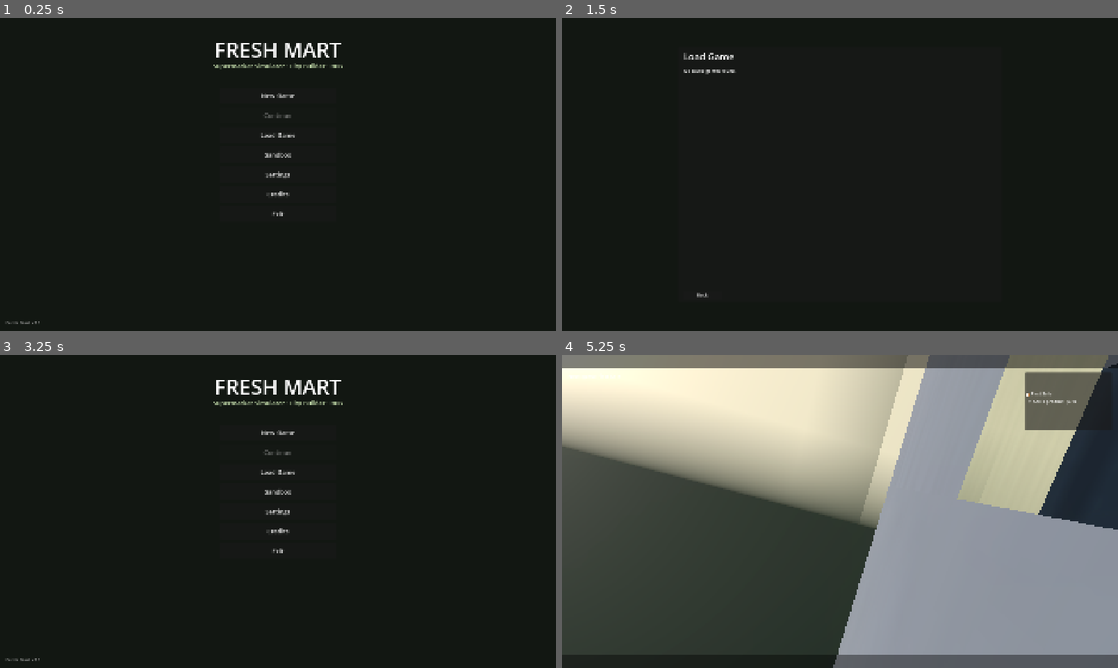
Above: before the commit, frames 1-4 (two rows, left to right).
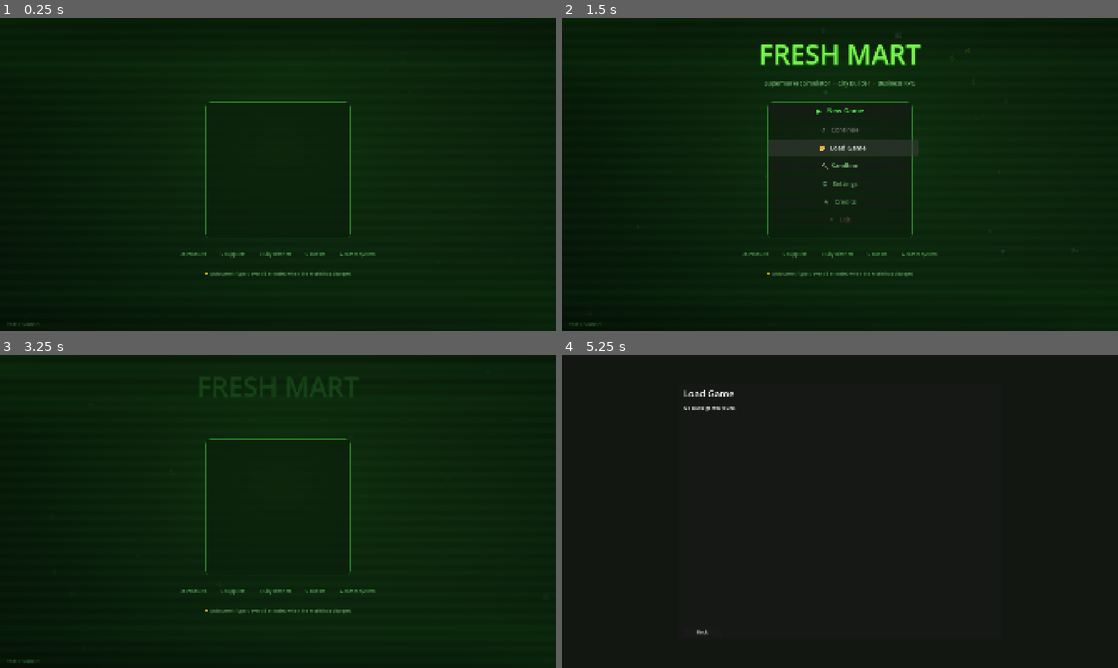
Above: after the commit, the same moments.

Repository: asserkdev/fresh-mart
Game: Godot game, scene res://scenes/bootstrap/bootstrap.tscn
The game is run twice, just before and just after one commit, with the same random seed, the same clock (stepped at 60 frames per second) and the same inputs.
Inputs (mouse positions are in pixels of both pictures, inside the frame that each line leads up to):
- Up to frame 1 (0.25 s): no input
- Up to frame 2 (1.5 s): click (840, 133) at 0.5 s, where only the run before the commit has a clickable "Load Game"; click (840, 146) at 1.25 s, where only the run after the commit has a clickable "📂 Load Game"
- Up to frame 3 (3.25 s): tap Enter at 2 s; move the mouse to (400, 495) at 2.02 s; hold D (move_right) 2.03-2.75 s; hold E (interact) 2.03-2.75 s; tap Space (jump) at 2.27 s; click "Back" at 2.75 s
- Up to frame 4 (5.25 s): click (840, 492) at 3.5 s, where only the run before the commit has a clickable "Sandbox"; move the mouse to (812, 511) at 4.27 s; hold W (move_forward) from 4.28 s (still down); tap R (rotate_object) at 4.35 s; tap Space (jump) at 4.52 s; move the mouse to (851, 505) at 5.02 s; hold Shift (sprint) from 5.03 s (still down)

The runs differ from the first frame. In frame 1, 2.1% of the frame differs, in the area x 0-68%, y 8-99%; in frame 2, 3.7%; in frame 3, 2.7%; in frame 4, 97%, in the area x 0-100%, y 0-100%.

Commit message:
feat: animated main menu + game icon + Windows installer
Main Menu:
- Full GLSL shader background (animated dark green gradient, glowing orb,
  scanlines, shimmer sweep, corner pulses)
- Title animates in with slide + fade, shimmer color cycle
- Buttons slide in staggered, scale on hover via Tween
- Floating emoji particles (cart, money, stars) drift across background
- Stats bar showing feature count
- Rotating tips (10 gameplay tips, 5-second rotation)
- Smooth fade-out on scene transition
- Credits dialog

Game Icon:
- icon.ico: 6-size multi-resolution (16/32/48/64/128/256px)
- icon.png: 256x256 PNG version
- Design: dark green background, shopping cart outline, $ symbol
- Used as project icon and desktop shortcut icon

Windows Installer (FreshMart_v7_Setup.exe — 2.24 MB):
- Built with Inno Setup 6
- Custom wizard banner (164x314) + small banner (55x55)
- One-click install wizard with license screen
- Installs to %LOCALAPPDATA%\Programs\FreshMart
- Creates desktop shortcut with game icon (.ico)
- Creates Start Menu entry with Uninstall
- Smart launcher (FreshMart.vbs): searches 10+ Godot paths,
  offers automatic winget install if not found
- .bat fallback launcher included
- Tested: silent install confirmed, shortcut confirmed,
  icon confirmed, game launches from shortcut

Diff:
--- /dev/null
+++ b/assets/shaders/menu_bg.gdshader
@@ -0,0 +1,54 @@
+shader_type canvas_item;
+
+uniform float pulse : hint_range(0.0, 1.0) = 0.5;
+uniform float time_offset : hint_range(0.0, 100.0) = 0.0;
+
+void fragment() {
+	vec2 uv = UV;
+
+	// Animated gradient base
+	float t = TIME * 0.3 + time_offset;
+
+	// Flowing diagonal gradient
+	float diag = uv.x * 0.6 + uv.y * 0.4 + sin(t * 0.5) * 0.05;
+
+	// Dark green base tones
+	vec3 col_a = vec3(0.03, 0.10, 0.03);   // very dark green
+	vec3 col_b = vec3(0.06, 0.18, 0.06);   // dark forest
+	vec3 col_c = vec3(0.02, 0.08, 0.04);   // near black green
+
+	vec3 base = mix(col_a, col_b, diag);
+	base = mix(base, col_c, uv.y * 0.4);
+
+	// Subtle vignette
+	float vignette = 1.0 - smoothstep(0.4, 1.4, length((uv - 0.5) * vec2(1.6, 1.8)));
+	base *= (0.6 + vignette * 0.4);
+
+	// Animated scanlines
+	float scan = sin(uv.y * 180.0 + t * 2.0) * 0.012;
+	base += vec3(scan * 0.3, scan, scan * 0.3);
+
+	// Glowing center orb
+	float orb_dist = length((uv - vec2(0.5, 0.42)) * vec2(1.8, 1.4));
+	float orb = exp(-orb_dist * 4.5) * (0.08 + pulse * 0.06);
+	base += vec3(orb * 0.3, orb, orb * 0.3);
+
+	// Corner accent pulses
+	float corner_tl = exp(-length(uv * vec2(2.5, 2.5)) * 2.0) * 0.06;
+	float corner_br = exp(-length((uv - 1.0) * vec2(2.5, 2.5)) * 2.0) * 0.05;
+	base += vec3(corner_tl * 0.2, corner_tl, corner_tl * 0.2);
+	base += vec3(corner_br * 0.2, corner_br, corner_br * 0.2);
+
+	// Horizontal glow bands
+	float band1 = exp(-abs(uv.y - 0.15) * 25.0) * 0.03;
+	float band2 = exp(-abs(uv.y - 0.88) * 25.0) * 0.025;
+	base += vec3(band1 * 0.2, band1, band1 * 0.3);
+	base += vec3(band2 * 0.1, band2, band2 * 0.2);
+
+	// Moving shimmer line
+	float shimmer_y = mod(t * 0.15, 1.2) - 0.1;
+	float shimmer = exp(-abs(uv.y - shimmer_y) * 40.0) * 0.04;
+	base += vec3(shimmer * 0.3, shimmer, shimmer * 0.4);
+
+	COLOR = vec4(base, 1.0);
+}
--- a/project.godot
+++ b/project.godot
@@ -22,7 +22,7 @@
 config/features=PackedStringArray("4.7", "Forward Plus")
 boot_splash/bg_color=Color(0.1, 0.12, 0.08, 1)
 boot_splash/use_filter=false
-config/icon="res://assets/icons/icon.svg"
+config/icon="res://assets/icons/icon.png"
 boot_splash/fullsize=true
 
 [autoload]
--- a/scenes/menus/main_menu.gd
+++ b/scenes/menus/main_menu.gd
@@ -1,24 +1,49 @@
 extends Control
-## Main menu — entry point for all game modes.
-
-@onready var btn_new_game: Button = $VBoxContainer/BtnNewGame
-@onready var btn_continue: Button = $VBoxContainer/BtnContinue
-@onready var btn_load: Button = $VBoxContainer/BtnLoad
-@onready var btn_sandbox: Button = $VBoxContainer/BtnSandbox
-@onready var btn_settings: Button = $VBoxContainer/BtnSettings
-@onready var btn_credits: Button = $VBoxContainer/BtnCredits
-@onready var btn_exit: Button = $VBoxContainer/BtnExit
-@onready var version_label: Label = $VersionLabel
+## MainMenu — animated, visually rich main menu.
+
+@onready var title_label: Label = $Background/TitleContainer/TitleLabel
+@onready var subtitle_label: Label = $Background/TitleContainer/SubtitleLabel
+@onready var version_label: Label = $Background/VersionLabel
+@onready var btn_new_game: Button = $Background/MenuPanel/VBox/BtnNewGame
+@onready var btn_continue: Button = $Background/MenuPanel/VBox/BtnContinue
+@onready var btn_load: Button = $Background/MenuPanel/VBox/BtnLoad
+@onready var btn_sandbox: Button = $Background/MenuPanel/VBox/BtnSandbox
+@onready var btn_settings: Button = $Background/MenuPanel/VBox/BtnSettings
+@onready var btn_credits: Button = $Background/MenuPanel/VBox/BtnCredits
+@onready var btn_exit: Button = $Background/MenuPanel/VBox/BtnExit
+@onready var background: Control = $Background
+@onready var particles_layer: Control = $Background/ParticlesLayer
+@onready var tip_label: Label = $Background/TipLabel
+
+var _time: float = 0.0
+var _btn_hover_tween: Tween = null
+var _particles: Array = []
+var _title_tween: Tween = null
+
+const TIPS = [
+	"💡 Press T in-game to open the Management Dashboard",
+	"💡 Press B to enter Construction Mode — place shelves and fixtures",
+	"💡 Order stock from suppliers before opening — your shelves need filling!",
+	"💡 Hire employees to automatically restock shelves and run the checkout",
+	"💡 Set prices wisely — too high and customers leave, too low and you lose money",
+	"💡 Autosave triggers every 5 minutes when the world has changed",
+	"💡 Press V to switch between first-person and third-person camera",
+	"💡 Your store reputation affects how many customers visit",
+	"💡 Products expire — keep an eye on your stock freshness",
+	"💡 Talk to NPCs in the city — they can become suppliers or give quests",
+]
+var _tip_idx: int = 0
+var _tip_timer: float = 0.0
 
 func _ready() -> void:
 	Input.mouse_mode = Input.MOUSE_MODE_VISIBLE
 	GameManager.set_mode(GameManager.GameMode.MAIN_MENU)
-	version_label.text = "Fresh Mart v7.0"
-
-	# Check if save exists for Continue
+
+	# Check saves
 	var slots = SaveManager.get_save_slots()
 	btn_continue.disabled = slots.is_empty()
 
+	# Wire buttons
 	btn_new_game.pressed.connect(_on_new_game)
 	btn_continue.pressed.connect(_on_continue)
 	btn_load.pressed.connect(_on_load)
@@ -27,33 +52,174 @@
 	btn_credits.pressed.connect(_on_credits)
 	btn_exit.pressed.connect(_on_exit)
 
+	# Hover effects
+	for btn in [btn_new_game, btn_continue, btn_load, btn_sandbox, btn_settings, btn_credits, btn_exit]:
+		btn.mouse_entered.connect(_on_btn_hover.bind(btn))
+		btn.mouse_exited.connect(_on_btn_unhover.bind(btn))
+
+	version_label.text = "v7.0  |  Godot 4"
+	_tip_idx = randi() % TIPS.size()
+	tip_label.text = TIPS[_tip_idx]
+
+	# Animate title in
+	title_label.modulate.a = 0.0
+	subtitle_label.modulate.a = 0.0
+	_title_tween = create_tween().set_parallel(true)
+	_title_tween.tween_property(title_label, "modulate:a", 1.0, 1.2).set_delay(0.3)
+	_title_tween.tween_property(title_label, "position:y", title_label.position.y, 0.8)\
+		.from(title_label.position.y - 30).set_delay(0.3)\
+		.set_trans(Tween.TRANS_QUART).set_ease(Tween.EASE_OUT)
+	_title_tween.tween_property(subtitle_label, "modulate:a", 1.0, 1.0).set_delay(0.7)
+
+	# Animate buttons in
+	var delay = 0.9
+	for btn in [btn_new_game, btn_continue, btn_load, btn_sandbox, btn_settings, btn_credits, btn_exit]:
+		btn.modulate.a = 0.0
+		btn.position.x -= 40
+		_title_tween.tween_property(btn, "modulate:a", 1.0, 0.4).set_delay(delay)
+		_title_tween.tween_property(btn, "position:x", btn.position.x + 40, 0.35)\
+			.set_delay(delay).set_trans(Tween.TRANS_QUART).set_ease(Tween.EASE_OUT)
+		delay += 0.07
+
+	# Spawn floating particles
+	_spawn_particles()
+
+func _process(delta: float) -> void:
+	_time += delta
+
+	# Animate background gradient pulsing
+	var bg_rect = background.get_node_or_null("BGRect")
+	if bg_rect:
+		var pulse = (sin(_time * 0.4) + 1.0) * 0.5
+		bg_rect.material.set_shader_parameter("pulse", pulse)
+
+	# Rotate/move particles
+	for p in _particles:
+		if is_instance_valid(p):
+			p.position.y -= delta * p.get_meta("speed", 20.0)
+			p.position.x += sin(_time * p.get_meta("drift", 1.0)) * delta * 8.0
+			p.modulate.a = lerp(p.modulate.a, p.get_meta("target_alpha", 0.6), delta * 0.5)
+			if p.position.y < -20:
+				p.position.y = get_viewport_rect().size.y + 20
+				p.position.x = randf() * get_viewport_rect().size.x
+
+	# Tip rotation
+	_tip_timer += delta
+	if _tip_timer >= 5.0:
+		_tip_timer = 0.0
+		_tip_idx = (_tip_idx + 1) % TIPS.size()
+		var tween = create_tween()
+		tween.tween_property(tip_label, "modulate:a", 0.0, 0.3)
+		tween.tween_callback(func(): tip_label.text = TIPS[_tip_idx])
+		tween.tween_property(tip_label, "modulate:a", 1.0, 0.4)
+
+	# Title shimmer
+	var shimmer = Color(
+		lerp(0.3, 0.5, (sin(_time * 1.2) + 1.0) * 0.5),
+		lerp(0.85, 1.0, (sin(_time * 0.9 + 1.0) + 1.0) * 0.5),
+		lerp(0.3, 0.5, (sin(_time * 1.5 + 2.0) + 1.0) * 0.5)
+	)
+	title_label.add_theme_color_override("font_color", shimmer)
+
+func _spawn_particles() -> void:
+	var vp = get_viewport_rect().size
+	var particle_data = [
+		{"char": "🛒", "size": 28}, {"char": "💰", "size": 22},
+		{"char": "📦", "size": 20}, {"char": "$", "size": 24},
+		{"char": "🛍", "size": 26}, {"char": "★", "size": 18},
+		{"char": "💎", "size": 20}, {"char": "🏪", "size": 24},
+	]
+	for i in range(18):
+		var lbl = Label.new()
+		var pd = particle_data[i % particle_data.size()]
+		lbl.text = pd["char"]
+		lbl.add_theme_font_size_override("font_size", pd["size"])
+		lbl.position = Vector2(randf() * vp.x, randf() * vp.y)
+		lbl.modulate.a = 0.0
+		lbl.set_meta("speed", randf_range(15.0, 45.0))
+		lbl.set_meta("drift", randf_range(0.5, 2.5))
+		lbl.set_meta("target_alpha", randf_range(0.08, 0.22))
+		particles_layer.add_child(lbl)
+		_particles.append(lbl)
+
+func _on_btn_hover(btn: Button) -> void:
+	if _btn_hover_tween:
+		_btn_hover_tween.kill()
+	_btn_hover_tween = create_tween()
+	_btn_hover_tween.tween_property(btn, "scale", Vector2(1.04, 1.04), 0.12)\
+		.set_trans(Tween.TRANS_QUART).set_ease(Tween.EASE_OUT)
+
+func _on_btn_unhover(btn: Button) -> void:
+	var t = create_tween()
+	t.tween_property(btn, "scale", Vector2(1.0, 1.0), 0.15)\
+		.set_trans(Tween.TRANS_QUART).set_ease(Tween.EASE_OUT)
+
 func _on_new_game() -> void:
-	# Default slot: "save_01"
+	_animate_out()
+	await get_tree().create_timer(0.4).timeout
 	GameManager.start_new_game("save_01", GameManager.PlayMode.CAREER)
 
 func _on_continue() -> void:
 	var slots = SaveManager.get_save_slots()
-	if slots.is_empty():
-		return
-	# Load the most recently modified slot
+	if slots.is_empty(): return
 	slots.sort()
+	_animate_out()
+	await get_tree().create_timer(0.4).timeout
 	GameManager.load_game(slots[slots.size() - 1])
 
 func _on_load() -> void:
-	# Open save selection screen
+	_animate_out()
+	await get_tree().create_timer(0.3).timeout
 	SceneManager.load_scene("res://scenes/menus/save_selection.tscn")
 
 func _on_sandbox() -> void:
+	_animate_out()
+	await get_tree().create_timer(0.4).timeout
 	GameManager.start_new_game("sandbox_01", GameManager.PlayMode.SANDBOX)
 
 func _on_settings() -> void:
-	var settings_scene = load("res://scenes/menus/settings_menu.tscn")
-	if settings_scene:
-		var s = settings_scene.instantiate()
-		add_child(s)
+	var s = load("res://scenes/menus/settings_menu.tscn").instantiate()
+	add_child(s)
 
 func _on_credits() -> void:
-	pass  # TODO: implement credits screen
+	_show_credits()
 
 func _on_exit() -> void:
+	_animate_out()
+	await get_tree().create_timer(0.3).timeout
 	get_tree().quit()
+
+func _animate_out() -> void:
+	var t = create_tween().set_parallel(true)
+	t.tween_property(background, "modulate:a", 0.0, 0.4)\
+		.set_trans(Tween.TRANS_QUART).set_ease(Tween.EASE_IN)
+
+func _show_credits() -> void:
+	var dlg = Window.new()
+	dlg.title = "Credits"
+	dlg.size = Vector2i(500, 300)
+	dlg.exclusive = true
+	var vbox = VBoxContainer.new()
+	vbox.set_anchors_preset(Control.PRESET_FULL_RECT)
+	vbox.add_theme_constant_override("separation", 10)
+	for line in [
+		"FRESH MART v7", "", "Engine: Godot 4.7.2",
+		"Genre: Supermarket Sim / City Builder / RPG",
+		"", "Built with Godot Engine — godotengine.org",
+		"Character models: project assets",
+		"", "© 2026 Fresh Mart Project",
+	]:
+		var l = Label.new()
+		l.text = line
+		l.horizontal_alignment = HORIZONTAL_ALIGNMENT_CENTER
+		if line == "FRESH MART v7":
+			l.add_theme_font_size_override("font_size", 22)
+			l.add_theme_color_override("font_color", Color(0.4, 0.9, 0.4))
+		vbox.add_child(l)
+	var close = Button.new()
+	close.text = "Close"
+	close.pressed.connect(dlg.queue_free)
+	vbox.add_child(close)
+	dlg.add_child(vbox)
+	add_child(dlg)
+	dlg.popup_centered()
--- a/scenes/menus/main_menu.tscn
+++ b/scenes/menus/main_menu.tscn
@@ -1,6 +1,22 @@
-[gd_scene load_steps=2 format=3 uid="uid://mainmenu"]
+[gd_scene load_steps=5 format=3 uid="uid://mainmenu"]
 
 [ext_resource type="Script" path="res://scenes/menus/main_menu.gd" id="1_mainmenu"]
+[ext_resource type="Shader" path="res://assets/shaders/menu_bg.gdshader" id="2_shader"]
+
+[sub_resource type="ShaderMaterial" id="ShaderMaterial_1"]
+shader = ExtResource("2_shader")
+
+[sub_resource type="StyleBoxFlat" id="StyleBoxFlat_panel"]
+bg_color = Color(0.04, 0.12, 0.04, 0.75)
+border_width_left = 1
+border_width_top = 1
+border_width_right = 1
+border_width_bottom = 1
+border_color = Color(0.2, 0.6, 0.2, 0.5)
+corner_radius_top_left = 12
+corner_radius_top_right = 12
+corner_radius_bottom_right = 12
+corner_radius_bottom_left = 12
 
 [node name="MainMenu" type="Control"]
 layout_mode = 3
@@ -9,84 +25,173 @@
 anchor_bottom = 1.0
 script = ExtResource("1_mainmenu")
 
-[node name="Background" type="ColorRect" parent="."]
+[node name="Background" type="Control" parent="."]
 layout_mode = 1
 anchors_preset = 15
 anchor_right = 1.0
 anchor_bottom = 1.0
-color = Color(0.07, 0.09, 0.07, 1)
 
-[node name="TitleLabel" type="Label" parent="."]
+[node name="BGRect" type="ColorRect" parent="Background"]
+layout_mode = 1
+anchors_preset = 15
+anchor_right = 1.0
+anchor_bottom = 1.0
+color = Color(0.03, 0.10, 0.03, 1)
+material = SubResource("ShaderMaterial_1")
+
+[node name="ParticlesLayer" type="Control" parent="Background"]
+layout_mode = 1
+anchors_preset = 15
+anchor_right = 1.0
+anchor_bottom = 1.0
+mouse_filter = 2
+
+[node name="TitleContainer" type="VBoxContainer" parent="Background"]
 layout_mode = 0
 offset_left = 0.0
 offset_top = 60.0
 offset_right = 1920.0
-offset_bottom = 160.0
+offset_bottom = 260.0
+alignment = 1
+
+[node name="TitleLabel" type="Label" parent="Background/TitleContainer"]
+layout_mode = 2
+size_flags_horizontal = 4
 text = "FRESH MART"
 horizontal_alignment = 1
-vertical_alignment = 1
-theme_override_font_sizes/font_size = 72
+theme_override_font_sizes/font_size = 92
+theme_override_colors/font_color = Color(0.4, 0.95, 0.4, 1)
+theme_override_colors/font_shadow_color = Color(0.1, 0.5, 0.1, 0.8)
+theme_override_constants/shadow_offset_x = 0
+theme_override_constants/shadow_offset_y = 4
+theme_override_constants/shadow_outline_size = 8
 
-[node name="SubtitleLabel" type="Label" parent="."]
+[node name="SubtitleLabel" type="Label" parent="Background/TitleContainer"]
+layout_mode = 2
+size_flags_horizontal = 4
+text = "Supermarket Simulator  ·  City Builder  ·  Business RPG"
+horizontal_alignment = 1
+theme_override_font_sizes/font_size = 20
+theme_override_colors/font_color = Color(0.55, 0.85, 0.55, 1)
+
+[node name="GlowDivider" type="ColorRect" parent="Background"]
+layout_mode = 0
+offset_left = 560.0
+offset_top = 268.0
+offset_right = 1360.0
+offset_bottom = 271.0
+color = Color(0.2, 0.75, 0.2, 0.4)
+
+[node name="MenuPanel" type="PanelContainer" parent="Background"]
+layout_mode = 0
+offset_left = 710.0
+offset_top = 290.0
+offset_right = 1210.0
+offset_bottom = 760.0
+theme_override_styles/panel = SubResource("StyleBoxFlat_panel")
+
+[node name="VBox" type="VBoxContainer" parent="Background/MenuPanel"]
+layout_mode = 2
+theme_override_constants/separation = 10
+offset_left = 10.0
+offset_top = 10.0
+offset_right = 490.0
+offset_bottom = 460.0
+
+[node name="BtnNewGame" type="Button" parent="Background/MenuPanel/VBox"]
+custom_minimum_size = Vector2(460, 58)
+text = "▶   New Game"
+theme_override_font_sizes/font_size = 24
+theme_override_colors/font_color = Color(0.3, 1.0, 0.3, 1)
+theme_override_colors/font_hover_color = Color(0.1, 0.1, 0.1, 1)
+
+[node name="BtnContinue" type="Button" parent="Background/MenuPanel/VBox"]
+custom_minimum_size = Vector2(460, 52)
+text = "↺   Continue"
+theme_override_font_sizes/font_size = 22
+theme_override_colors/font_color = Color(0.6, 0.95, 0.6, 1)
+
+[node name="BtnLoad" type="Button" parent="Background/MenuPanel/VBox"]
+custom_minimum_size = Vector2(460, 52)
+text = "📂  Load Game"
+theme_override_font_sizes/font_size = 22
+theme_override_colors/font_color = Color(0.6, 0.95, 0.6, 1)
+
+[node name="BtnSandbox" type="Button" parent="Background/MenuPanel/VBox"]
+custom_minimum_size = Vector2(460, 52)
+text = "🔨  Sandbox"
+theme_override_font_sizes/font_size = 22
+theme_override_colors/font_color = Color(0.6, 0.95, 0.6, 1)
+
+[node name="BtnSettings" type="Button" parent="Background/MenuPanel/VBox"]
+custom_minimum_size = Vector2(460, 52)
+text = "⚙   Settings"
+theme_override_font_sizes/font_size = 22
+theme_override_colors/font_color = Color(0.5, 0.85, 0.5, 1)
+
+[node name="BtnCredits" type="Button" parent="Background/MenuPanel/VBox"]
+custom_minimum_size = Vector2(460, 52)
+text = "★   Credits"
+theme_override_font_sizes/font_size = 22
+theme_override_colors/font_color = Color(0.5, 0.85, 0.5, 1)
+
+[node name="BtnExit" type="Button" parent="Background/MenuPanel/VBox"]
+custom_minimum_size = Vector2(460, 52)
+text = "✕   Exit"
+theme_override_font_sizes/font_size = 22
+theme_override_colors/font_color = Color(0.7, 0.4, 0.4, 1)
+
+[node name="StatsBar" type="HBoxContainer" parent="Background"]
 layout_mode = 0
 offset_left = 0.0
-offset_top = 150.0
+offset_top = 790.0
 offset_right = 1920.0
-offset_bottom = 200.0
-text = "Supermarket Simulator · City Builder · RPG"
+offset_bottom = 840.0
+alignment = 1
+theme_override_constants/separation = 48
+
+[node name="Stat1" type="Label" parent="Background/StatsBar"]
+text = "36 Products"
+theme_override_font_sizes/font_size = 16
+theme_override_colors/font_color = Color(0.4, 0.75, 0.4, 0.8)
+
+[node name="Stat2" type="Label" parent="Background/StatsBar"]
+text = "5 Suppliers"
+theme_override_font_sizes/font_size = 16
+theme_override_colors/font_color = Color(0.4, 0.75, 0.4, 0.8)
+
+[node name="Stat3" type="Label" parent="Background/StatsBar"]
+text = "8 City Districts"
+theme_override_font_sizes/font_size = 16
+theme_override_colors/font_color = Color(0.4, 0.75, 0.4, 0.8)
+
+[node name="Stat4" type="Label" parent="Background/StatsBar"]
+text = "5 Quests"
+theme_override_font_sizes/font_size = 16
+theme_override_colors/font_color = Color(0.4, 0.75, 0.4, 0.8)
+
+[node name="Stat5" type="Label" parent="Background/StatsBar"]
+text = "Weather System"
+theme_override_font_sizes/font_size = 16
+theme_override_colors/font_color = Color(0.4, 0.75, 0.4, 0.8)
+
+[node name="TipLabel" type="Label" parent="Background"]
+layout_mode = 0
+offset_left = 100.0
+offset_top = 870.0
+offset_right = 1820.0
+offset_bottom = 910.0
+text = ""
 horizontal_alignment = 1
-theme_override_font_sizes/font_size = 22
-modulate = Color(0.8, 0.9, 0.7, 1)
+theme_override_font_sizes/font_size = 16
+theme_override_colors/font_color = Color(0.5, 0.8, 0.5, 0.75)
 
-[node name="VBoxContainer" type="VBoxContainer" parent="."]
+[node name="VersionLabel" type="Label" parent="Background"]
 layout_mode = 0
-offset_left = 760.0
-offset_top = 240.0
-offset_right = 1160.0
-offset_bottom = 640.0
-theme_override_constants/separation = 12
-
-[node name="BtnNewGame" type="Button" parent="VBoxContainer"]
-custom_minimum_size = Vector2(400, 56)
-text = "New Game"
-theme_override_font_sizes/font_size = 22
-
-[node name="BtnContinue" type="Button" parent="VBoxContainer"]
-custom_minimum_size = Vector2(400, 56)
-text = "Continue"
-theme_override_font_sizes/font_size = 22
-
-[node name="BtnLoad" type="Button" parent="VBoxContainer"]
-custom_minimum_size = Vector2(400, 56)
-text = "Load Game"
-theme_override_font_sizes/font_size = 22
-
-[node name="BtnSandbox" type="Button" parent="VBoxContainer"]
-custom_minimum_size = Vector2(400, 56)
-text = "Sandbox"
-theme_override_font_sizes/font_size = 22
-
-[node name="BtnSettings" type="Button" parent="VBoxContainer"]
-custom_minimum_size = Vector2(400, 56)
-text = "Settings"
-theme_override_font_sizes/font_size = 22
-
-[node name="BtnCredits" type="Button" parent="VBoxContainer"]
-custom_minimum_size = Vector2(400, 56)
-text = "Credits"
-theme_override_font_sizes/font_size = 22
-
-[node name="BtnExit" type="Button" parent="VBoxContainer"]
-custom_minimum_size = Vector2(400, 56)
-text = "Exit"
-theme_override_font_sizes/font_size = 22
-
-[node name="VersionLabel" type="Label" parent="."]
-layout_mode = 0
-offset_left = 20.0
-offset_top = 1040.0
+offset_left = 24.0
+offset_top = 1044.0
 offset_right = 400.0
-offset_bottom = 1070.0
-text = "Fresh Mart v7.0"
-theme_override_font_sizes/font_size = 16
-modulate = Color(0.6, 0.6, 0.6, 1)
+offset_bottom = 1074.0
+text = "v7.0"
+theme_override_font_sizes/font_size = 15
+theme_override_colors/font_color = Color(0.3, 0.55, 0.3, 0.7)
Binary file added: assets/icons/icon.ico
Binary file added: assets/icons/icon.png
Binary file added: installer/wizard_assets/wizard_banner.bmp
Binary file added: installer/wizard_assets/wizard_small.bmp
Not shown, added: installer/FreshMart_Setup.iss
Not shown, added: installer/launcher/FreshMart.bat
Not shown, added: installer/launcher/FreshMart.vbs
